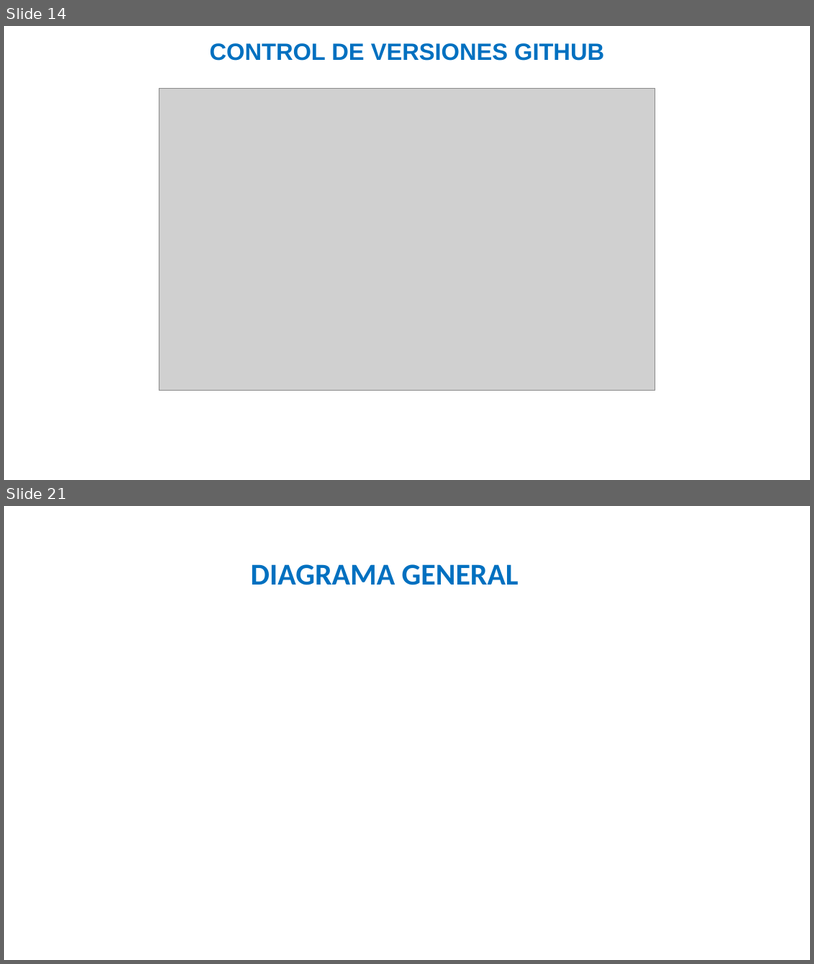
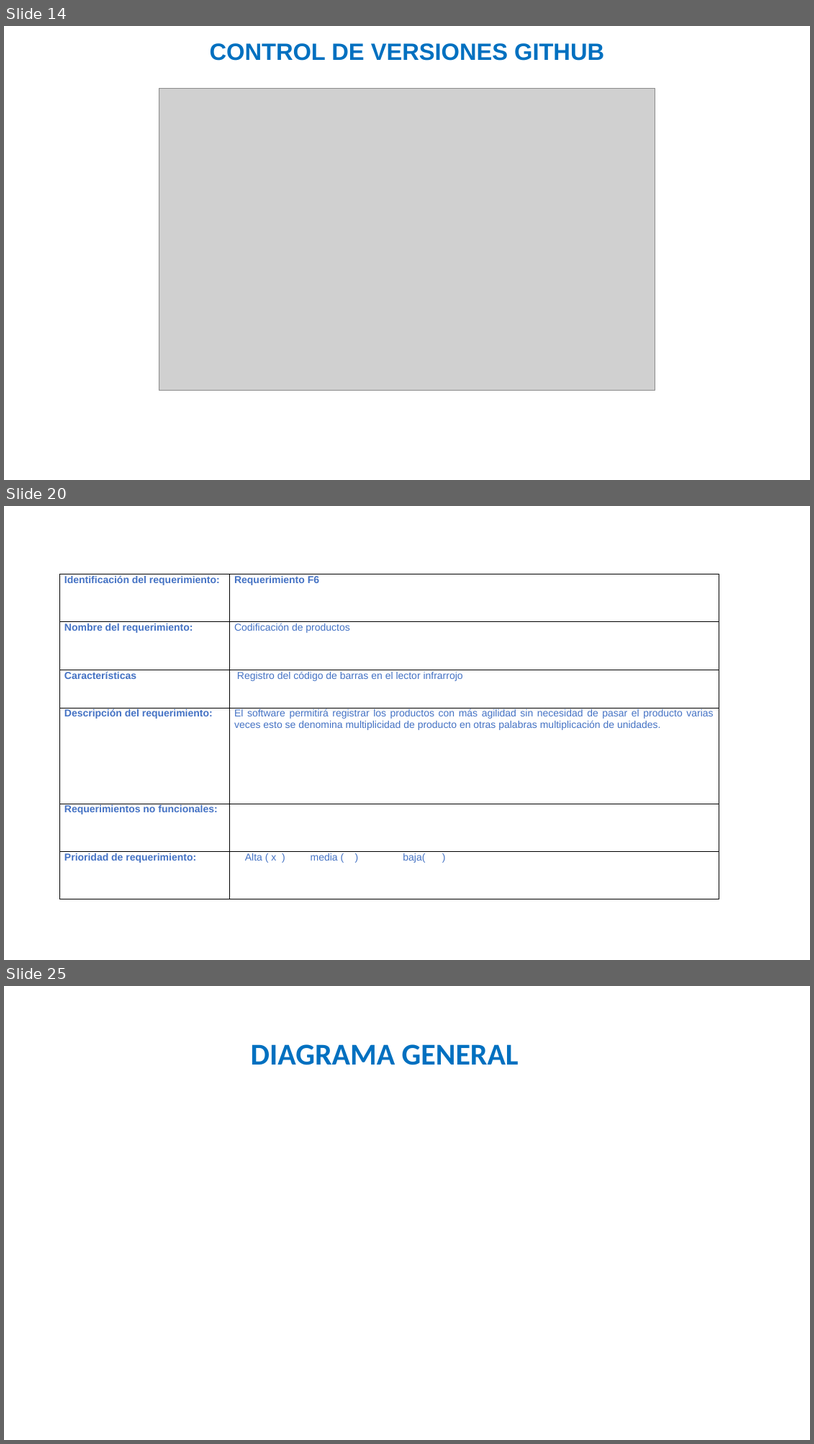
Before and after one commit to julianforero19/PROYECTO_QAM, a slide deck: PLANTILLA_PRESENTACION_AVANCES_PROYECTO_.pptx. Shown one above the other, each under a label of ours: slides 14 and 21 before the commit, slides 14, 20 and 25 after it; the slides between them are not shown. The pictures are 814x964 and 814x1444 pixels, drawn with LibreOffice and Linux fonts; fonts in the diff are those of the drawing; grey boxes stand for pictures; background and template pictures are left out. Boxes give left, top, right and bottom in pixels: in the first picture for what was removed or moved away, otherwise in the second. Text is boxed around its words. In the diff, an @@ line names an element or a change of style, - is before the commit and + after.

```diff
--- a/PLANTILLA_PRESENTACION_AVANCES_PROYECTO_.pptx
+++ b/PLANTILLA_PRESENTACION_AVANCES_PROYECTO_.pptx
@@ slide 20 added at (4, 506, 810, 960), background picture (left out) @@
@@ table added at (60, 574, 720, 899), 6 rows, 2 columns @@
+Identificación del requerimiento: | Requerimiento F6
+Nombre del requerimiento: | Codificación de productos
+Características | Registro del código de barras en el lector infrarrojo
+Descripción del requerimiento: | El software permitirá registrar los productos con más agilidad sin necesidad de pasar el producto varias veces esto se denomina multiplicidad de producto en otras palabras multiplicación de unidades.
+Requerimientos no funcionales: | 
+Prioridad de requerimiento: | Alta ( x ) media ( ) baja( )
@@ what was slide 21 is now slide 25 @@
```
Also in this commit, not shown: 2 slides changed, 7 other slides added, 4 slides removed, 1 other file.
